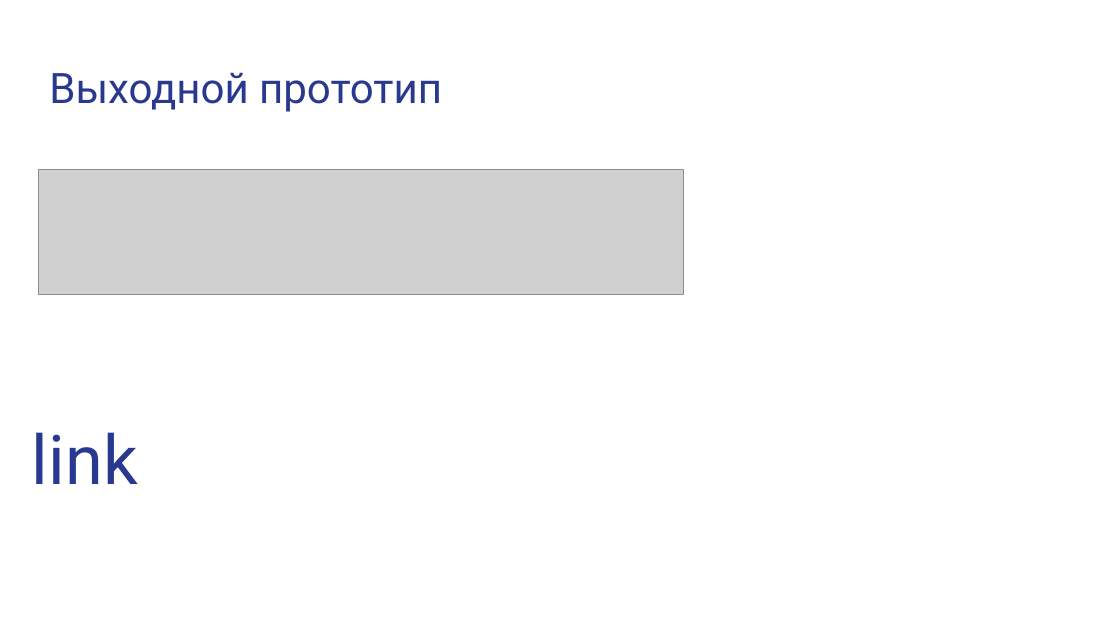
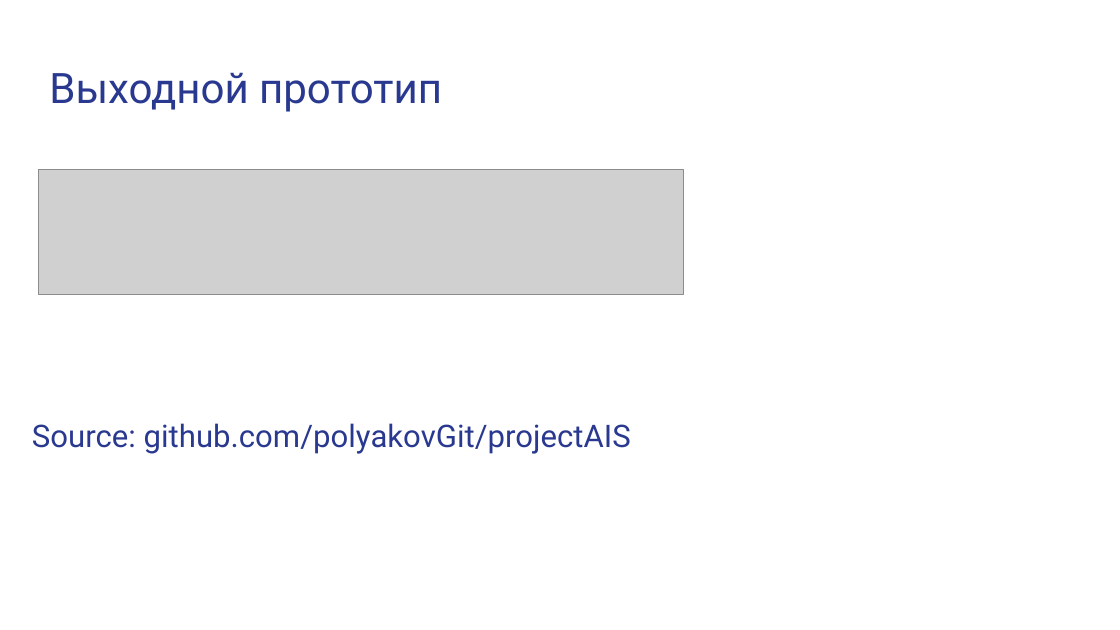
Before and after one commit to polyakovGit/projectAIS, a slide deck: slide 6 of Поляков Игорь 184-2. Распознавание openCV.pptx. Drawn at 1120x630 pixels with LibreOffice and Linux fonts; fonts in the diff are those of the drawing; grey boxes stand for pictures. Boxes give left, top, right and bottom in pixels: in the first picture for what was removed or moved away, otherwise in the second. Text is boxed around its words. In the diff, an @@ line names an element or a change of style, - is before the commit and + after.

Commit message:
добавлена ссылка на гит в презентации

```diff
--- a/Поляков Игорь 184-2. Распознавание openCV.pptx
+++ b/Поляков Игорь 184-2. Распознавание openCV.pptx
@@ text at bbox=[32, 423, 631, 454]: text changed; size 44 to 20 pt @@
-link
+Source: github.com/polyakovGit/projectAIS
```
